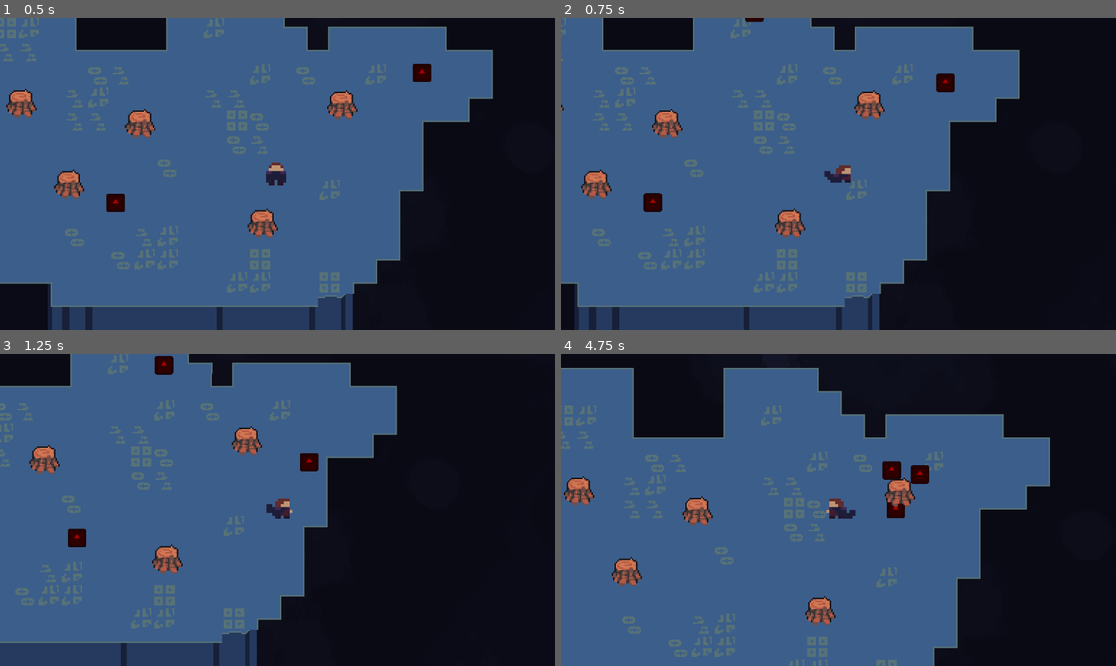
Above: before the commit, frames 1-4 (two rows, left to right).
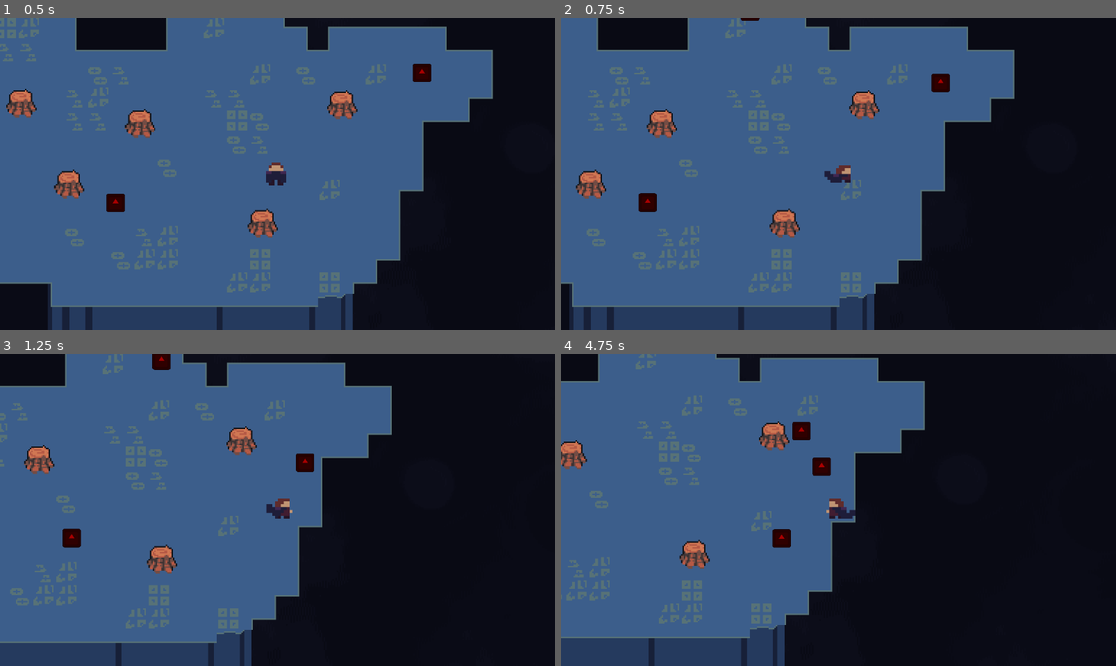
Above: after the commit, the same moments.

Repository: Nademtis/2D-MeleeCombat-and-pathfinding
Game: Godot game, scene res://main.tscn
Two runs of this game, one before a commit and one after it. Both use one fixed random seed, a clock stepped at 60 frames per second and the inputs below. The engine's default icon, where the game draws it, is replaced by a stand-in: a white triangle on a blue panel in a dark square.
Inputs (mouse positions are in pixels of both pictures, inside the frame that each line leads up to):
- Up to frame 1 (0.5 s): no input
- Up to frame 2 (0.75 s): move the mouse to (960, 158) at 0.52 s; hold D (right) from 0.53 s (still down); hold Space (dash) from 0.53 s (still down)
- Up to frame 3 (1.25 s): keep holding D (right); keep holding Space (dash)
- Up to frame 4 (4.75 s): move the mouse to (727, 525) at 1.27 s; release D (right) at 1.28 s; release Space (dash) at 1.28 s; hold S (down) 1.28-2.03 s; click (727, 525) at 1.35 s; tap Space (dash) at 1.55, 3.05, 4.55 s; move the mouse to (894, 441) at 2.02 s; hold D (right) 2.03-2.78 s; hold Space (dash) 2.03-2.78 s; move the mouse to (810, 572) at 2.77 s; hold W (up) 2.78-3.53 s; right-click (810, 572) at 2.85 s; move the mouse to (1005, 556) at 3.52 s; hold Space (dash) 3.53-4.28 s; hold Left (left) from 3.53 s (still down); move the mouse to (672, 463) at 4.27 s; click (672, 463) at 4.35 s

Frame 1 is identical in both runs. In frame 2, 6.5% of the frame differs, in the area x 0-83%, y 0-100%; in frame 3, 5.3%; in frame 4, 40%, in the area x 0-89%, y 0-100%.

Commit message:
movement, dashing and attacking feels good. transitions are nice

Diff:
--- a/game/player/scripts/player.gd
+++ b/game/player/scripts/player.gd
@@ -10,6 +10,7 @@
 
 #input
 var left_click_held_down = false
+var dash_held_down = false
 
 #player attack & combo
 var can_attack: bool = true
@@ -26,11 +27,12 @@
 @onready var coll_shape_down: CollisionPolygon2D = $attackHitbox/CollShapeDown/collShapeDown
 
 #player dash
-@export var dash_speed: float = 500
-@export var dash_duration : float = 0.1
+@export var dash_speed: float = 500 #500
+@export var dash_duration : float = 0.12 # 0.1
 var can_dash = true
 var dash_direction : Vector2
 var dash_elapsed_time : float = 0.0
+var dash_start_speed : float
 @onready var dash_cooldown: Timer = $dashCooldown
 
 #below is used for the attack dash
@@ -49,6 +51,7 @@
 func _process(_delta: float) -> void:
 	PlayerStats.player_position = global_position #update player position for global access
 	left_click_held_down = Input.is_action_pressed("click")
+	dash_held_down = Input.is_action_pressed("dash")
 	anim_player()
 
 	#print(MovementState.keys()[movement_state])
@@ -59,7 +62,7 @@
 		var direction = point - global_position
 		setup_attack_dash(direction)
 		attack(point)
-	if event.is_action_pressed("dash") && movement_state == MovementState.WALKING && can_dash:
+	if event.is_action_pressed("dash") && can_dash && movement_state == MovementState.WALKING or dash_held_down && can_dash && movement_state == MovementState.WALKING:
 		setup_dash()
 
 func _physics_process(delta: float) -> void:
@@ -99,7 +102,6 @@
 	attack_dash_direction = direction.normalized()
 	attack_dash_elapsed_time = 0.0  # Reset timer
 
-
 func handle_attack_dash(delta: float):
 	attack_dash_elapsed_time += delta
 	var t = attack_dash_elapsed_time / attack_dash_duration
@@ -111,7 +113,6 @@
 		velocity = Vector2.ZERO
 
 func setup_dash():
-	print("dash setup")
 	var input_vector = Vector2(
 		Input.get_action_strength("right") - Input.get_action_strength("left"),
 		Input.get_action_strength("down") - Input.get_action_strength("up")
@@ -120,14 +121,17 @@
 		set_movement_state(MovementState.DASHING)
 		dash_direction = input_vector
 		dash_elapsed_time = 0.0 # Reset timer
+		dash_start_speed = dash_speed  # Store initial speed
 		dash_cooldown.start()
 		can_dash = false
 
 func handle_dashing(delta: float):
 	dash_elapsed_time += delta
-	var t = dash_elapsed_time / dash_duration
-	t = clamp(t, 0, 1)
-	velocity = dash_direction * dash_speed * (1 - t)
+	var t = clamp(dash_elapsed_time / dash_duration, 0, 1)
+
+	# Smoothly reduce velocity using lerp
+	velocity = lerp(dash_start_speed, 0.0, t) * dash_direction
+
 	if t >= 1.0:
 		velocity = Vector2.ZERO
 		set_movement_state(MovementState.WALKING)
